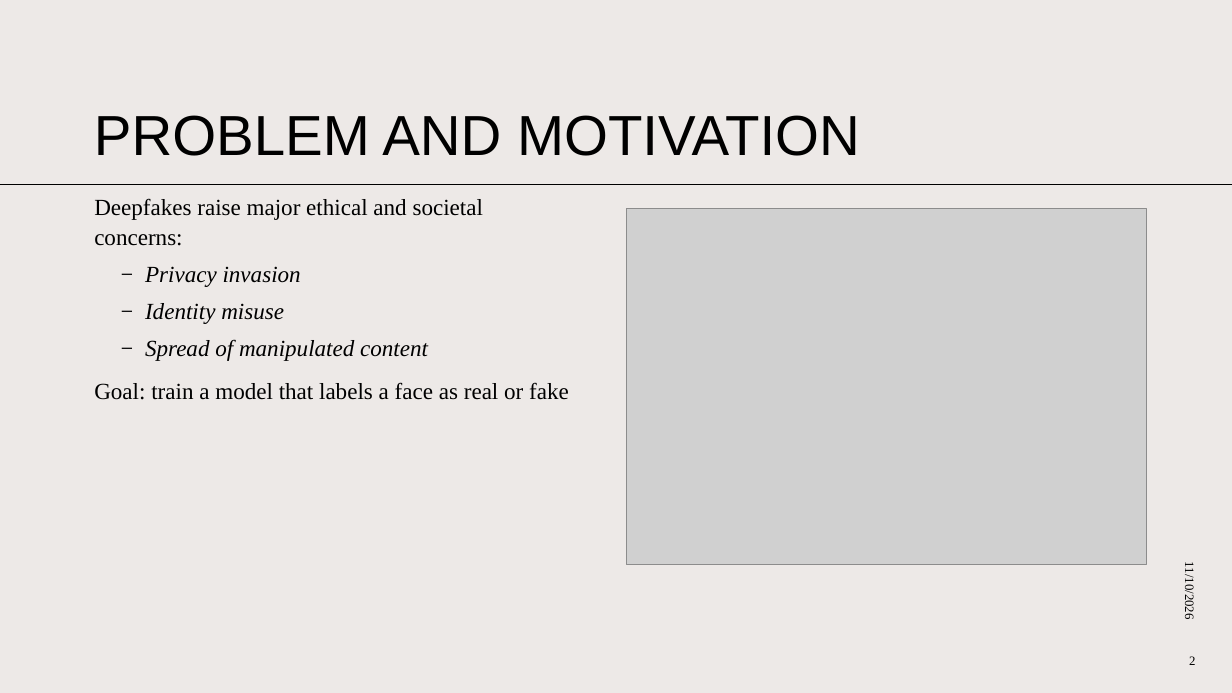
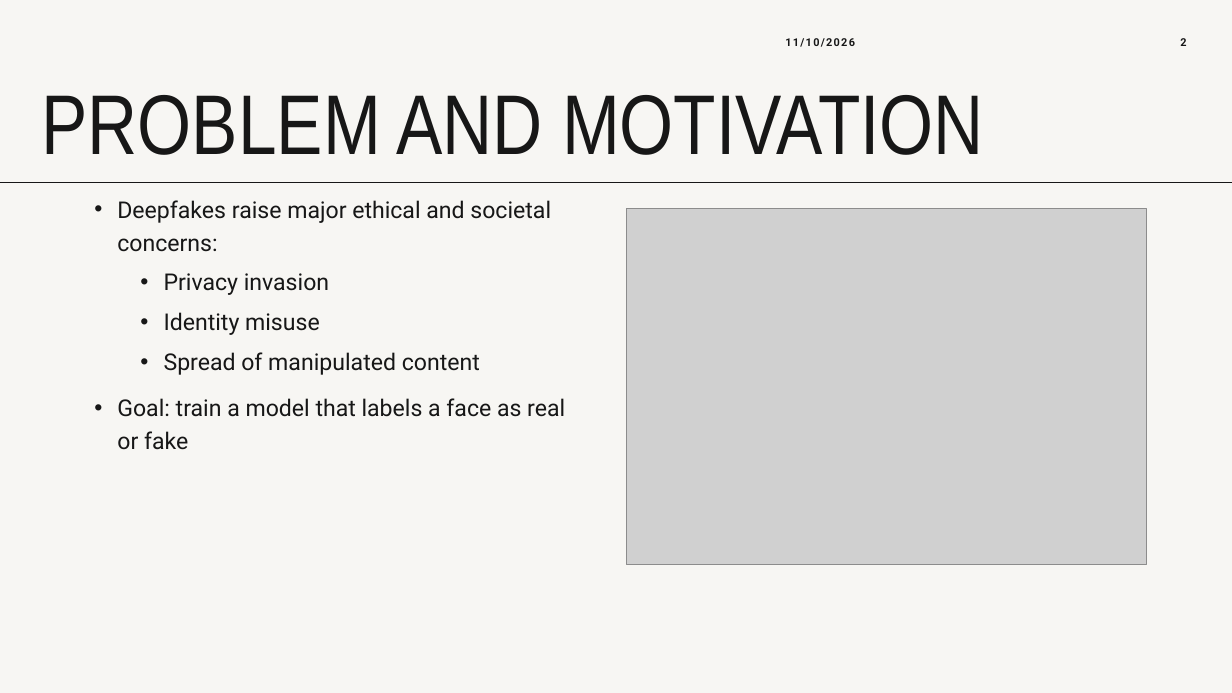
Before and after one commit to elpaelpa/COSC-3326-Assignments, a slide deck: slide 2 of Project/docs/Results.pptx. Drawn at 1232x693 pixels with LibreOffice and Linux fonts; fonts in the diff are those of the drawing; grey boxes stand for pictures. Boxes give left, top, right and bottom in pixels: in the first picture for what was removed or moved away, otherwise in the second. Text is boxed around its words. In the diff, an @@ line names an element or a change of style, - is before the commit and + after.

```diff
--- a/Project/docs/Results.pptx
+++ b/Project/docs/Results.pptx
@@ background #EDE9E7 to #F7F6F3 @@
@@ text "11/10/2026": place and size @@
-text "11/10/2026" at [1182, 568, 1196, 619]
+text "11/10/2026" at [785, 38, 855, 47]
@@ text "11/10/2026" at [785, 38, 855, 47]: size 10 to 8.5 pt, font Times New Roman to Roboto, text colour #000000 to #171717, letter spacing 0 to 1 pt, bold on; alignment right to left; rotation 90 to 0 degrees @@
@@ page number: place and size @@
-page number at [1189, 656, 1195, 665]
+page number at [1180, 38, 1186, 46]
@@ page number at [1180, 38, 1186, 46]: size 10 to 8.5 pt, font Times New Roman to Roboto, text colour #000000 to #171717, bold on; alignment centre to right @@
@@ title "PROBLEM AND MOTIVATION": place and size @@
-title "PROBLEM AND MOTIVATION" at [94, 115, 860, 156]
+title "PROBLEM AND MOTIVATION" at [42, 95, 984, 155]
@@ title "PROBLEM AND MOTIVATION" at [42, 95, 984, 155]: size 44 to 66 pt, font Arial to Arial Narrow, text colour #000000 to #171717; line spacing 0.9 to 0.7 @@
@@ line moved from (1232, 184) - (0, 184) to (0, 182) - (1232, 182) @@
@@ line (0, 182) - (1232, 182): stroke #000000 0.5 pt to #171717 0.75 pt @@
@@ text "Deepfakes raise major ethical and ..." at [117, 200, 565, 450]: font Times New Roman to Roboto, text colour #000000 to #171717; italic off in "Privacy invasion", "Identity misuse", "Spread of manipulated content"; bullet none to •; line spacing 1.1 to 1.2; bullet – to • @@
```
Also in this commit, not shown: 8 other slides changed, 3 slides added, 8 other files.
